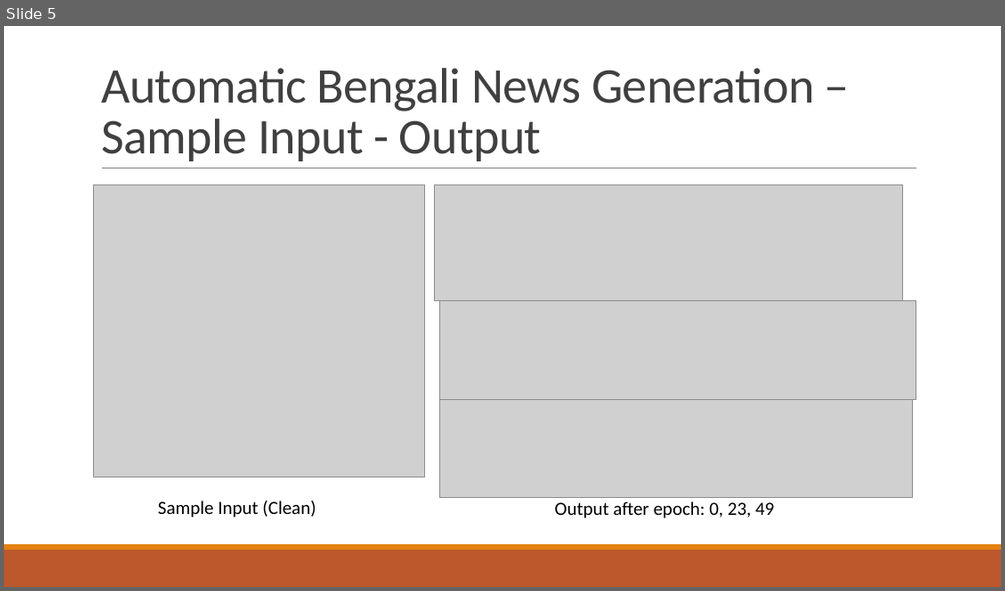
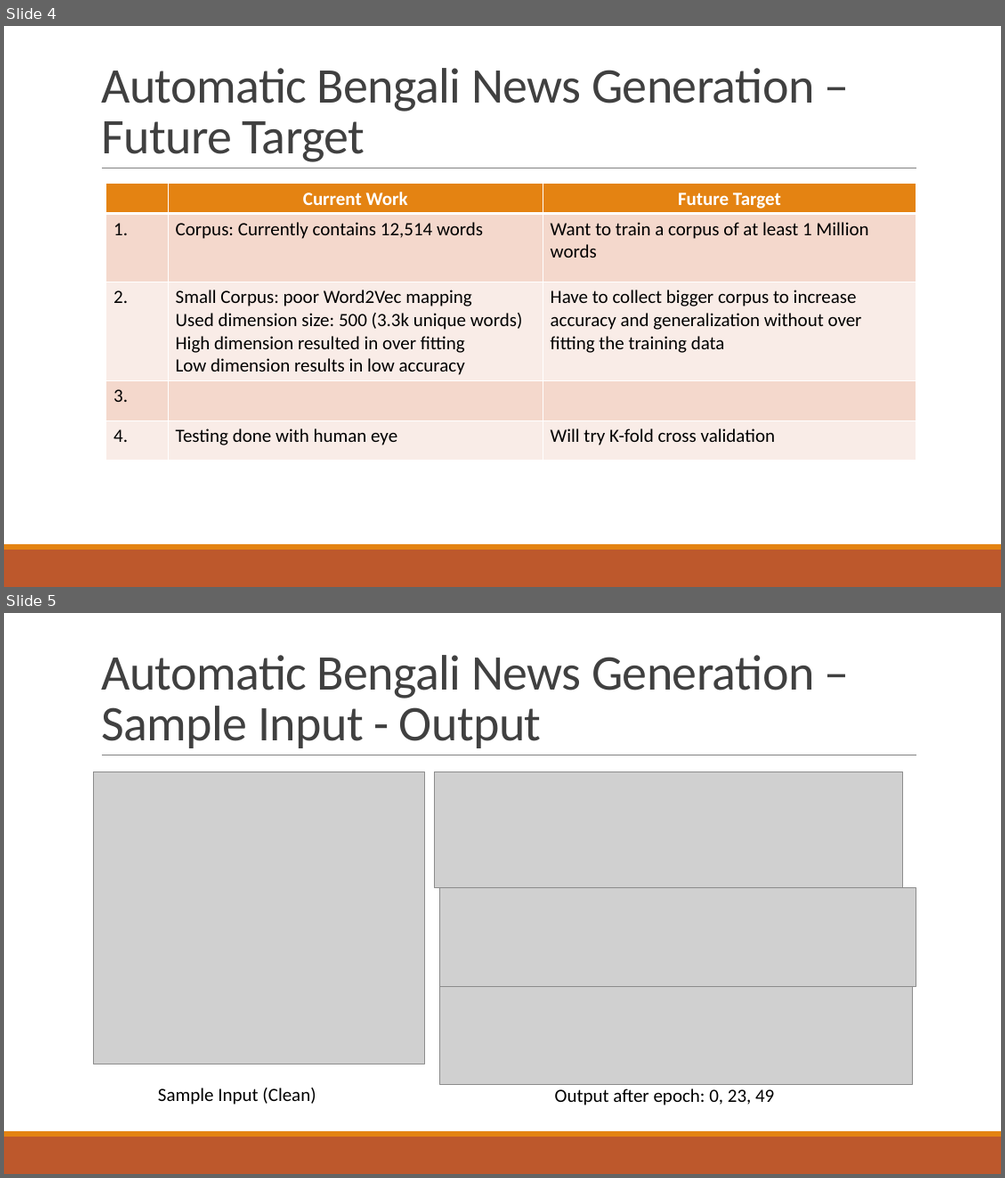
Before and after one commit to minhazul-alam/News_Gen, a slide deck: Minhaz_Shahadat/Bengali_News_Generation.pptx. Shown one above the other, each under a label of ours: slide 5 before the commit, slides 4 and 5 after it. The pictures are 1005x591 and 1005x1178 pixels, drawn with LibreOffice and Linux fonts; fonts in the diff are those of the drawing; grey boxes stand for pictures. Boxes give left, top, right and bottom in pixels: in the first picture for what was removed or moved away, otherwise in the second. Text is boxed around its words. In the diff, an @@ line names an element or a change of style, - is before the commit and + after.

```diff
--- a/Minhaz_Shahadat/Bengali_News_Generation.pptx
+++ b/Minhaz_Shahadat/Bengali_News_Generation.pptx
@@ slide 4 added at bbox=[4, 26, 1001, 587], background #FFFFFF; not listed: 3 template elements that a slide beside it also shows @@
@@ title added at bbox=[101, 68, 814, 162], 48 pt, text #404040 @@
+Automatic Bengali News Generation – Future Target
@@ table added at bbox=[106, 183, 916, 459], 5 rows, 3 columns @@
+ | Current Work | Future Target
+1. | Corpus: Currently contains 12,514 words | Want to train a corpus of at least 1 Million words
+2. | Small Corpus: poor Word2Vec mapping / Used dimension size: 500 (3.3k unique words) / High dimension resulted in over fitting / Low dimension results in low accuracy | Have to collect bigger corpus to increase accuracy and generalization without over fitting the training data
+3. |  | 
+4. | Testing done with human eye | Will try K-fold cross validation
```
Also in this commit, not shown: 2 slides changed, 1 slide removed.
